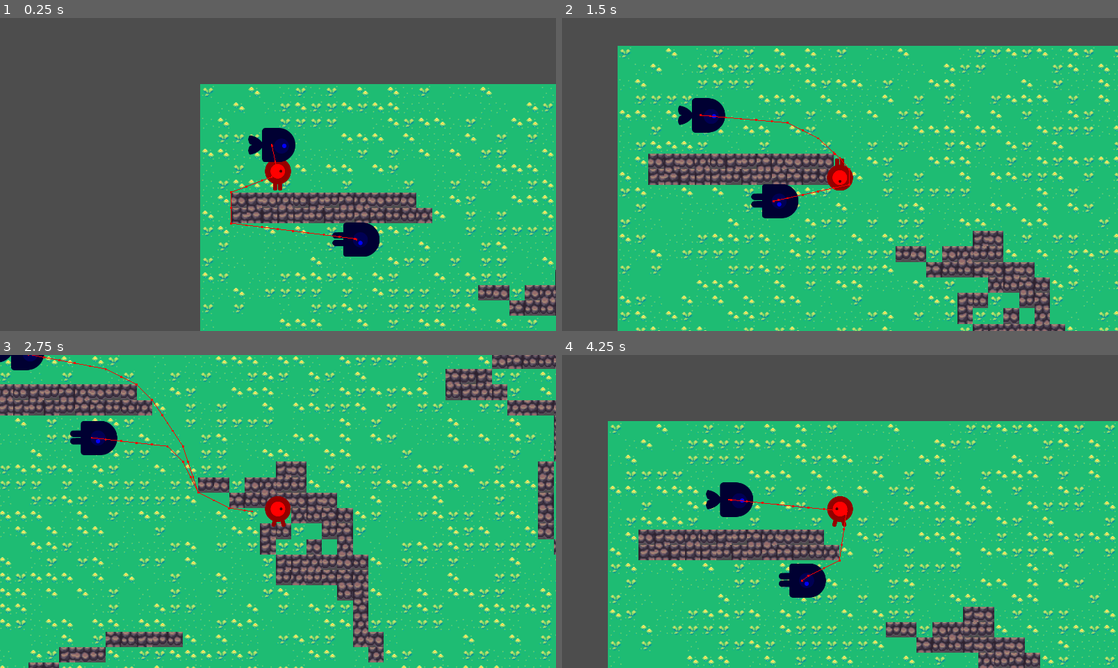
Above: before the commit, frames 1-4 (two rows, left to right).
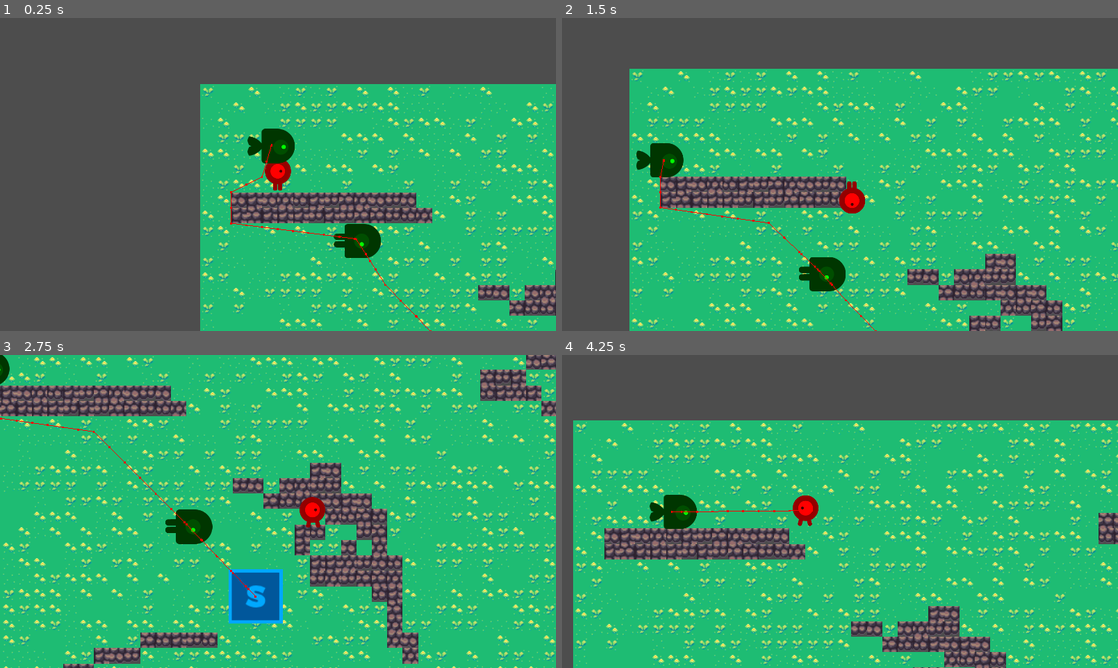
Above: after the commit, the same moments.

Repository: actuallyfrank/project-battlefield
Game: Godot game, scene res://scenes/Main.tscn
Two runs of this game, one before a commit and one after it. Both use one fixed random seed, a clock stepped at 60 frames per second and the inputs below.
Inputs:
- Up to frame 1 (0.25 s): no input
- Up to frame 2 (1.5 s): hold Right (move_right) 0.53-1.28 s; hold Down (move_down) from 1.28 s (still down)
- Up to frame 3 (2.75 s): release Down (move_down) at 2.03 s; hold Right (move_right) from 2.03 s (still down)
- Up to frame 4 (4.25 s): release Right (move_right) at 2.78 s; hold Up (move_up) 2.78-3.53 s; hold Left (move_left) from 3.53 s (still down)

The runs differ from the first frame. In frame 1, 1.6% of the frame differs, in the area x 42-78%, y 35-100%; in frame 2, 36%; in frame 3, 38%, in the area x 0-100%, y 0-100%; in frame 4, 29%.

Commit message:
add hitbox component

Diff:
--- a/scenes/Main.tscn
+++ b/scenes/Main.tscn
@@ -15,7 +15,9 @@
 [ext_resource type="Script" path="res://scenes/soldier_sprite.gd" id="9_eyk1d"]
 [ext_resource type="PackedScene" uid="uid://xmyl3kitr57i" path="res://scenes/components/TeamComponent.tscn" id="10_gp1to"]
 [ext_resource type="Script" path="res://scenes/ai.gd" id="11_1dpec"]
-[ext_resource type="PackedScene" uid="uid://dvdtdj1y8t544" path="res://scenes/player.tscn" id="15_7r13i"]
+[ext_resource type="PackedScene" uid="uid://dvdtdj1y8t544" path="res://scenes/Player.tscn" id="15_7r13i"]
+[ext_resource type="PackedScene" uid="uid://dlg4jxu0tf3gn" path="res://scenes/components/HealthComponent.tscn" id="17_y2vf7"]
+[ext_resource type="PackedScene" uid="uid://fpukbu2ndkke" path="res://scenes/components/HitboxComponent.tscn" id="18_ps4go"]
 
 [sub_resource type="SpriteFrames" id="SpriteFrames_gkx8l"]
 animations = [{
@@ -1343,6 +1345,9 @@
 sources/1 = SubResource("TileSetAtlasSource_usrj4")
 sources/4 = SubResource("TileSetAtlasSource_hpe2u")
 
+[sub_resource type="RectangleShape2D" id="RectangleShape2D_al8x1"]
+size = Vector2(59.0909, 60.2274)
+
 [node name="Main" type="Node"]
 script = ExtResource("1_sn1ky")
 mob_scene = SubResource("PackedScene_c2dqd")
@@ -1358,11 +1363,28 @@
 [node name="StartPosition" type="Marker2D" parent="."]
 position = Vector2(252, 245)
 
-[node name="Soldier" parent="." node_paths=PackedStringArray("player") instance=ExtResource("2_5casl")]
-player = NodePath("../Player")
-
-[node name="Soldier2" parent="." node_paths=PackedStringArray("player") instance=ExtResource("2_5casl")]
+[node name="Soldier" parent="." instance=ExtResource("2_5casl")]
+
+[node name="Soldier2" parent="." instance=ExtResource("2_5casl")]
 position = Vector2(296, 250)
-player = NodePath("../Player")
+
+[node name="Node2D" type="Node2D" parent="."]
+position = Vector2(623, 661)
+scale = Vector2(1.76, 1.76)
+
+[node name="TeamComponent" parent="Node2D" instance=ExtResource("10_gp1to")]
+team = 2
+
+[node name="HealthComponent" parent="Node2D" instance=ExtResource("17_y2vf7")]
+
+[node name="HitboxComponent" parent="Node2D" node_paths=PackedStringArray("team", "health") instance=ExtResource("18_ps4go")]
+team = NodePath("../TeamComponent")
+health = NodePath("../HealthComponent")
+
+[node name="CollisionShape2D" type="CollisionShape2D" parent="Node2D/HitboxComponent"]
+shape = SubResource("RectangleShape2D_al8x1")
+
+[node name="Sprite2D" type="Sprite2D" parent="Node2D"]
+texture = ExtResource("4_xnaq0")
 
 [connection signal="hit" from="Player" to="." method="game_over"]
--- a/scenes/Player.tscn
+++ b/scenes/Player.tscn
@@ -8,6 +8,7 @@
 [ext_resource type="Texture2D" uid="uid://cr7qbwaxjw4fh" path="res://art/playerGrey_walk2.png" id="5_ycn73"]
 [ext_resource type="Script" path="res://scenes/soldier_sprite.gd" id="7_vxvsv"]
 [ext_resource type="PackedScene" uid="uid://dlg4jxu0tf3gn" path="res://scenes/components/HealthComponent.tscn" id="8_kam60"]
+[ext_resource type="PackedScene" uid="uid://fpukbu2ndkke" path="res://scenes/components/HitboxComponent.tscn" id="9_rvitg"]
 
 [sub_resource type="SpriteFrames" id="SpriteFrames_ihcm0"]
 animations = [{
@@ -38,12 +39,14 @@
 radius = 27.0
 height = 66.0
 
+[sub_resource type="CircleShape2D" id="CircleShape2D_vu10p"]
+
 [node name="Player" type="Area2D"]
 position = Vector2(161, 187)
 script = ExtResource("1_c63en")
 metadata/_edit_group_ = true
 
-[node name="Team" parent="." instance=ExtResource("2_gymdj")]
+[node name="TeamComponent" parent="." instance=ExtResource("2_gymdj")]
 
 [node name="AnimatedSprite2D" type="AnimatedSprite2D" parent="." node_paths=PackedStringArray("team")]
 scale = Vector2(0.5, 0.5)
@@ -51,13 +54,23 @@
 animation = &"walk"
 frame_progress = 0.24726
 script = ExtResource("7_vxvsv")
-team = NodePath("../Team")
+team = NodePath("../TeamComponent")
 
 [node name="CollisionShape2D" type="CollisionShape2D" parent="."]
 shape = SubResource("CapsuleShape2D_dni3p")
 
 [node name="Camera2D" type="Camera2D" parent="."]
+position_smoothing_enabled = true
 
 [node name="HealthComponent" parent="." instance=ExtResource("8_kam60")]
 
+[node name="HitboxComponent" parent="." node_paths=PackedStringArray("team", "health") instance=ExtResource("9_rvitg")]
+team = NodePath("../TeamComponent")
+health = NodePath("../HealthComponent")
+
+[node name="CollisionShape2D" type="CollisionShape2D" parent="HitboxComponent"]
+scale = Vector2(5.41, 5.41)
+shape = SubResource("CircleShape2D_vu10p")
+debug_color = Color(0.415686, 0.603922, 0, 0.419608)
+
 [connection signal="body_entered" from="." to="." method="_on_body_entered"]
--- a/scenes/ai.gd
+++ b/scenes/ai.gd
@@ -1,6 +1,9 @@
 extends Node2D
 @export var speed: float = 10
 @export var actor: CharacterBody2D
+@export var team: TeamComponent
+
+var target: Node2D = null
 
 @onready var nav_agent := $NavigationAgent2D as NavigationAgent2D
 
@@ -12,10 +15,23 @@
 	actor.move_and_slide()
 
 func make_path_to_target() -> void:
-	if actor.player == null:
+	if target == null:
 		return
 
-	nav_agent.target_position = actor.player.global_position
+	nav_agent.target_position = target.global_position
 
 func _on_timer_timeout():
 	make_path_to_target()
+
+
+func _on_detection_zone_area_entered(area:Area2D):
+	if area is HitboxComponent:
+		if area.team == team:
+			print("same team")
+			return
+
+		if target != area:
+			target = area
+			print('target acquired', area)
+
+		area.hit(10);
--- /dev/null
+++ b/scenes/components/HitboxComponent.tscn
@@ -0,0 +1,6 @@
+[gd_scene load_steps=2 format=3 uid="uid://fpukbu2ndkke"]
+
+[ext_resource type="Script" path="res://scenes/components/hitbox_component.gd" id="1_bmsvd"]
+
+[node name="HitboxComponent" type="Area2D"]
+script = ExtResource("1_bmsvd")
--- /dev/null
+++ b/scenes/components/hitbox_component.gd
@@ -0,0 +1,8 @@
+extends Area2D
+class_name HitboxComponent
+
+@export var team: TeamComponent
+@export var health: HealthComponent
+
+func hit(damage: int):
+	health.hit(damage)
--- a/scenes/components/team_component.gd
+++ b/scenes/components/team_component.gd
@@ -1,4 +1,4 @@
 extends Node2D
-class_name Team
+class_name TeamComponent
 
 @export var team: int = 0
--- a/scenes/soldier.gd
+++ b/scenes/soldier.gd
@@ -1,6 +1,4 @@
 extends CharacterBody2D
-
-@export var player: Node2D
 
 # Called when the node enters the scene tree for the first time.
 func _ready():
--- a/scenes/soldier.tscn
+++ b/scenes/soldier.tscn
@@ -11,8 +11,9 @@
 [ext_resource type="PackedScene" uid="uid://xmyl3kitr57i" path="res://scenes/components/TeamComponent.tscn" id="9_h1icw"]
 [ext_resource type="Script" path="res://scenes/ai.gd" id="10_v8xur"]
 [ext_resource type="PackedScene" uid="uid://dlg4jxu0tf3gn" path="res://scenes/components/HealthComponent.tscn" id="11_l1oc7"]
+[ext_resource type="PackedScene" uid="uid://fpukbu2ndkke" path="res://scenes/components/HitboxComponent.tscn" id="12_s1a8v"]
 
-[sub_resource type="SpriteFrames" id="SpriteFrames_gkx8l"]
+[sub_resource type="SpriteFrames" id="SpriteFrames_bsvpx"]
 animations = [{
 "frames": [{
 "duration": 1.0,
@@ -48,9 +49,13 @@
 "speed": 3.0
 }]
 
-[sub_resource type="CapsuleShape2D" id="CapsuleShape2D_2p77u"]
+[sub_resource type="CapsuleShape2D" id="CapsuleShape2D_vt8tr"]
 radius = 34.0
 height = 82.0
+
+[sub_resource type="CircleShape2D" id="CircleShape2D_r85ik"]
+
+[sub_resource type="CircleShape2D" id="CircleShape2D_d314s"]
 
 [node name="Soldier" type="CharacterBody2D"]
 position = Vector2(148, 125)
@@ -61,33 +66,50 @@
 
 [node name="AnimatedSprite2D" type="AnimatedSprite2D" parent="." node_paths=PackedStringArray("team")]
 scale = Vector2(0.74, 0.74)
-sprite_frames = SubResource("SpriteFrames_gkx8l")
+sprite_frames = SubResource("SpriteFrames_bsvpx")
 animation = &"fly"
 frame_progress = 0.907162
 script = ExtResource("8_pv0x3")
-team = NodePath("../Team")
+team = NodePath("../TeamComponent")
 
 [node name="CollisionShape2D" type="CollisionShape2D" parent="."]
 rotation = -1.5708
-shape = SubResource("CapsuleShape2D_2p77u")
+shape = SubResource("CapsuleShape2D_vt8tr")
 
-[node name="Team" parent="." instance=ExtResource("9_h1icw")]
-team = 1
+[node name="TeamComponent" parent="." instance=ExtResource("9_h1icw")]
+team = 2
 
-[node name="AI" type="Node2D" parent="." node_paths=PackedStringArray("actor")]
+[node name="AI" type="Node2D" parent="." node_paths=PackedStringArray("actor", "team")]
 script = ExtResource("10_v8xur")
-speed = 30.0
+speed = 100.0
 actor = NodePath("..")
+team = NodePath("../TeamComponent")
 
 [node name="Timer" type="Timer" parent="AI"]
 wait_time = 0.2
 autostart = true
 
 [node name="NavigationAgent2D" type="NavigationAgent2D" parent="AI"]
-avoidance_enabled = true
 debug_enabled = true
 debug_path_custom_color = Color(1, 0, 1, 1)
 
+[node name="DetectionZone" type="Area2D" parent="AI"]
+
+[node name="CollisionShape2D" type="CollisionShape2D" parent="AI/DetectionZone"]
+scale = Vector2(44.17, 44.17)
+shape = SubResource("CircleShape2D_r85ik")
+debug_color = Color(0.803922, 0.376471, 0.494118, 0.419608)
+
 [node name="HealthComponent" parent="." instance=ExtResource("11_l1oc7")]
 
+[node name="HitboxComponent" parent="." node_paths=PackedStringArray("team", "health") instance=ExtResource("12_s1a8v")]
+team = NodePath("../TeamComponent")
+health = NodePath("../HealthComponent")
+
+[node name="CollisionShape2D" type="CollisionShape2D" parent="HitboxComponent"]
+scale = Vector2(5.91, 5.91)
+shape = SubResource("CircleShape2D_d314s")
+debug_color = Color(0.615686, 0.517647, 0.407843, 0.419608)
+
 [connection signal="timeout" from="AI/Timer" to="AI" method="_on_timer_timeout"]
+[connection signal="area_entered" from="AI/DetectionZone" to="AI" method="_on_detection_zone_area_entered"]
--- a/scenes/soldier_sprite.gd
+++ b/scenes/soldier_sprite.gd
@@ -1,7 +1,6 @@
 extends AnimatedSprite2D
 
-@export var team: Team
-
+@export var team: TeamComponent
 
 func _ready():
 	update_team()
Not shown: 1 places in scenes/Main.tscn that only renumber resources
Not shown: 1 places in scenes/Player.tscn that only renumber resources
Not shown: 1 places in scenes/soldier.tscn that only renumber resources
